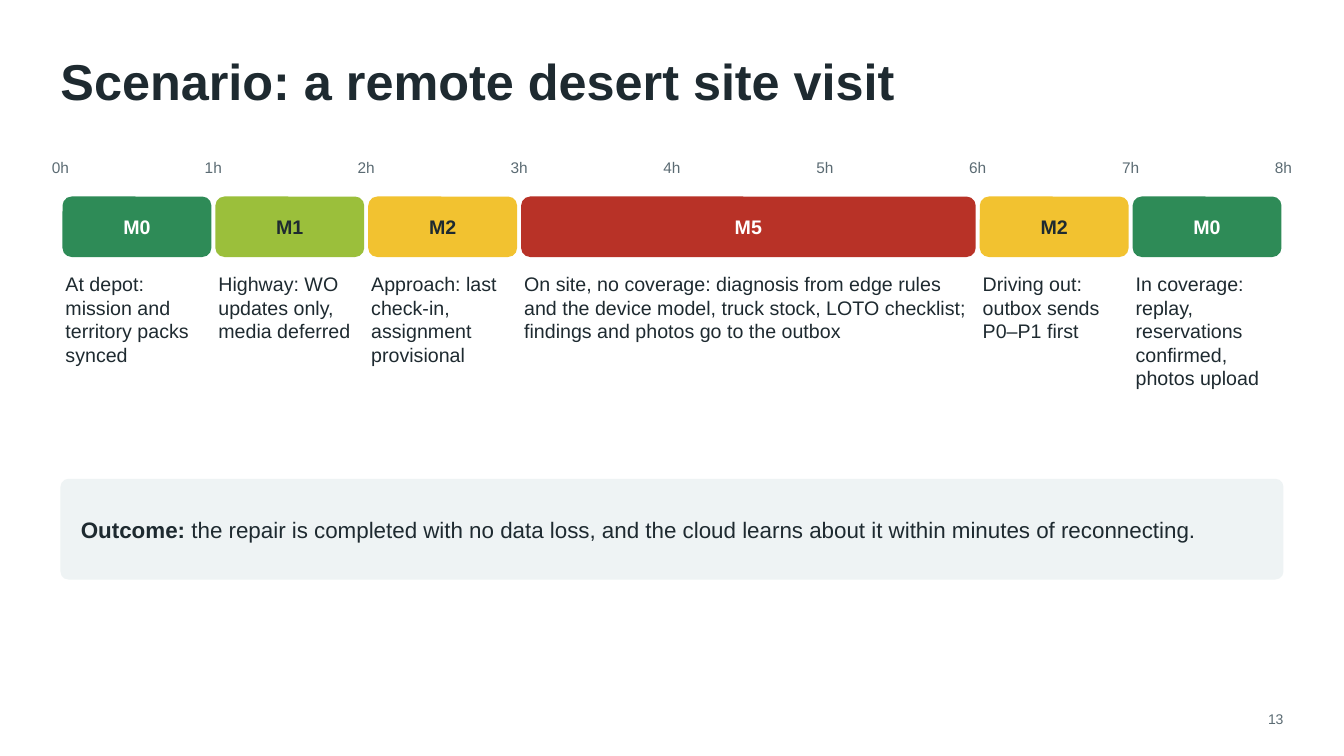
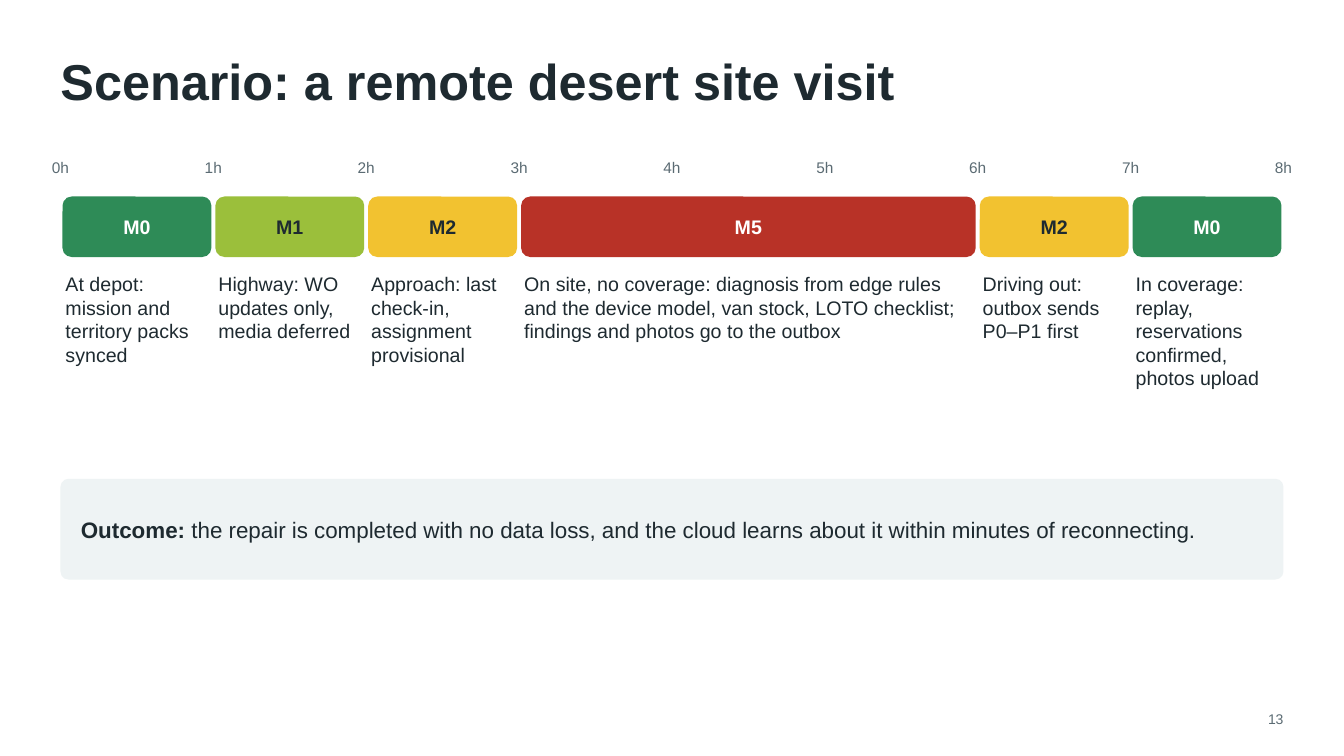
Before and after one commit to chandra50/hybrid-ai-service, a slide deck: slide 13 of docs/hybrid-ai-design.pptx. Drawn at 1344x756 pixels with LibreOffice and Linux fonts; fonts in the diff are those of the drawing. Boxes give left, top, right and bottom in pixels: in the first picture for what was removed or moved away, otherwise in the second. Text is boxed around its words. In the diff, an @@ line names an element or a change of style, - is before the commit and + after.

```diff
--- a/docs/hybrid-ai-design.pptx
+++ b/docs/hybrid-ai-design.pptx
@@ text at (x1=524, y1=276, x2=955, y2=342): text changed @@
-On site, no coverage: diagnosis from edge rules and the device model, truck stock, LOTO checklist; findings and photos go to the outbox
+On site, no coverage: diagnosis from edge rules and the device model, van stock, LOTO checklist; findings and photos go to the outbox
```
Also in this commit, not shown: 8 other slides changed, 19 other files.
